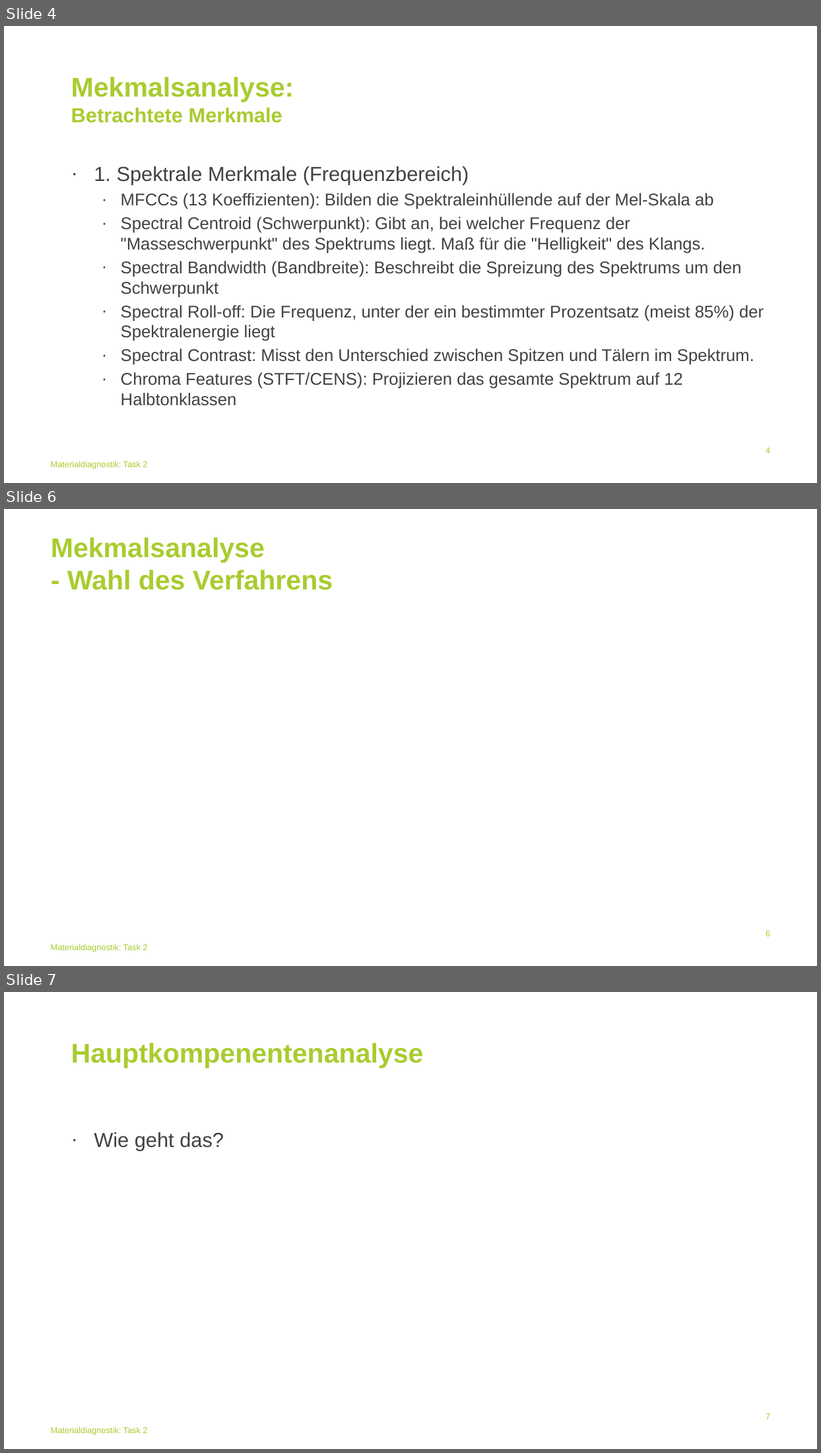
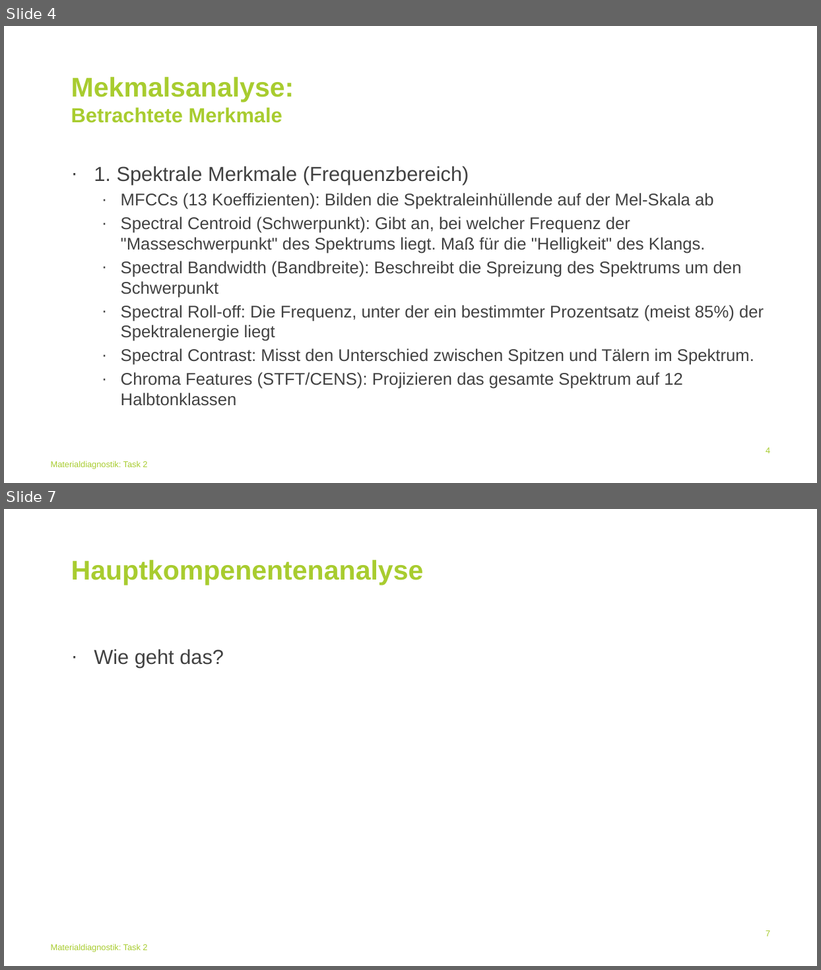
Before and after one commit to BGielczynski/AI_diagnostics, a slide deck: Task_2/Task2Powerpoint.pptx. Shown one above the other, each under a label of ours: slides 4, 6 and 7 before the commit, slides 4 and 7 after it; the slides between them are not shown. The pictures are 821x1453 and 821x970 pixels, drawn with LibreOffice and Linux fonts; fonts in the diff are those of the drawing; background and template pictures are left out. Boxes give left, top, right and bottom in pixels: in the first picture for what was removed or moved away, otherwise in the second. Text is boxed around its words. In the diff, an @@ line names an element or a change of style, - is before the commit and + after.

```diff
--- a/Task_2/Task2Powerpoint.pptx
+++ b/Task_2/Task2Powerpoint.pptx
@@ slide 6 removed at (x1=4, y1=509, x2=817, y2=966), background #FFFFFF; not listed: 1 template element that a slide beside it also shows @@
@@ title removed at (x1=51, y1=537, x2=333, y2=590) @@
-Mekmalsanalyse
-- Wahl des Verfahrens
@@ page number removed at (x1=766, y1=931, x2=770, y2=937) @@
-6
```
Also in this commit, not shown: 2 slides changed, 3 slides added.
